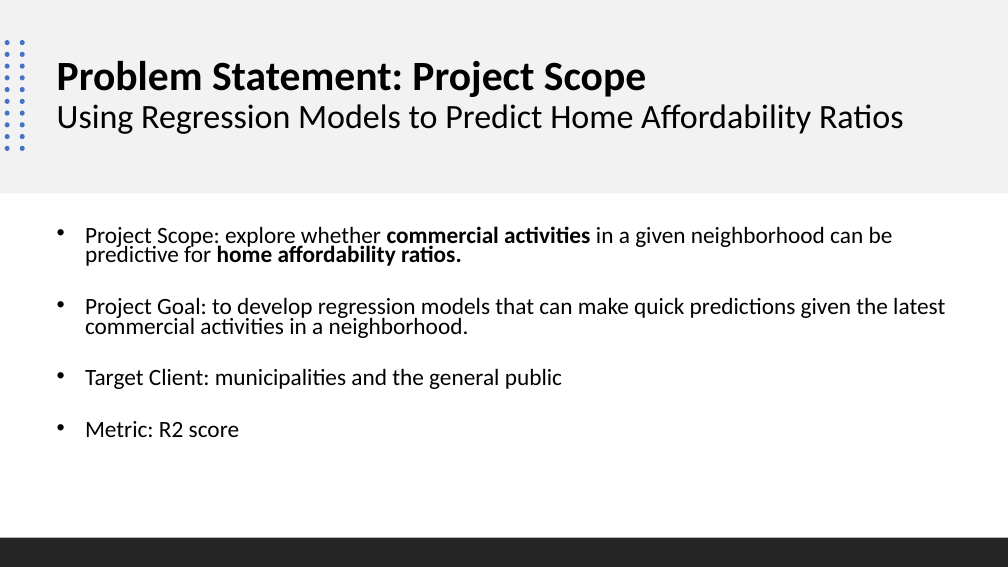
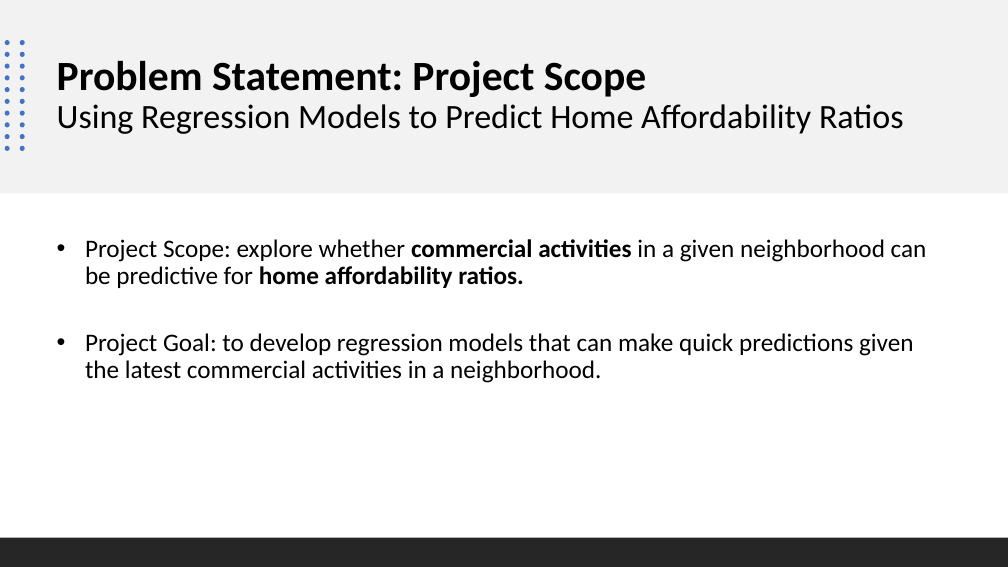
Before and after one commit to FredaXin/capstone, a slide deck: slide 4 of presentation/presentation_capstone.pptx. Drawn at 1008x567 pixels with LibreOffice and Linux fonts; fonts in the diff are those of the drawing. Boxes give left, top, right and bottom in pixels: in the first picture for what was removed or moved away, otherwise in the second. Text is boxed around its words. In the diff, an @@ line names an element or a change of style, - is before the commit and + after.

Commit message:
updated ppt

```diff
--- a/presentation/presentation_capstone.pptx
+++ b/presentation/presentation_capstone.pptx
@@ text "Project Scope: explore whether commercial ..." at box(85, 239, 927, 383): size 22.2 to 24 pt; line spacing 0.7 to 0.9 @@
@@ text at box(85, 368, 562, 437): paragraphs removed @@
-• Target Client: municipalities and the general public
-• Metric: R2 score
```
Also in this commit, not shown: 1 other slide changed, 2 other files.
